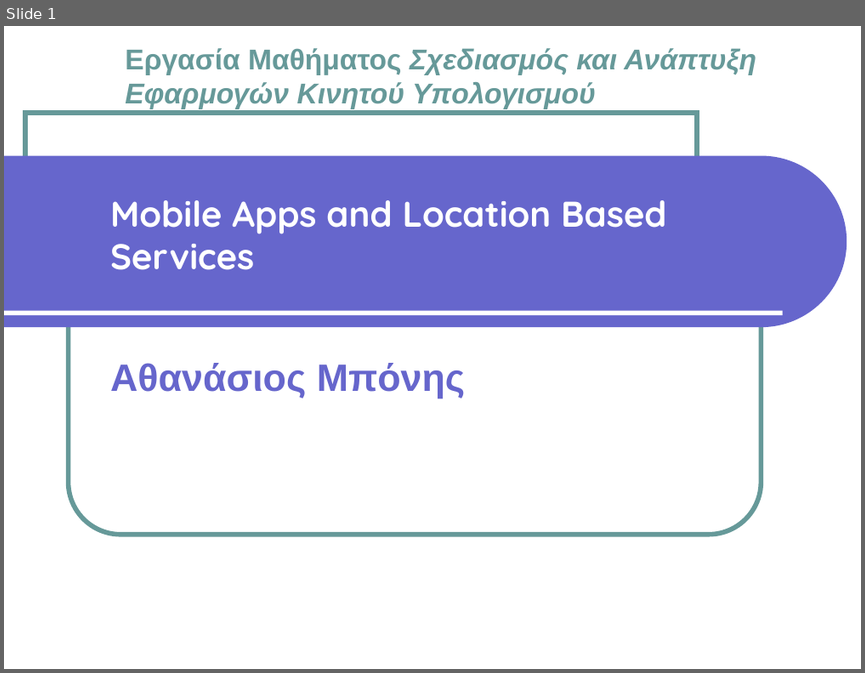
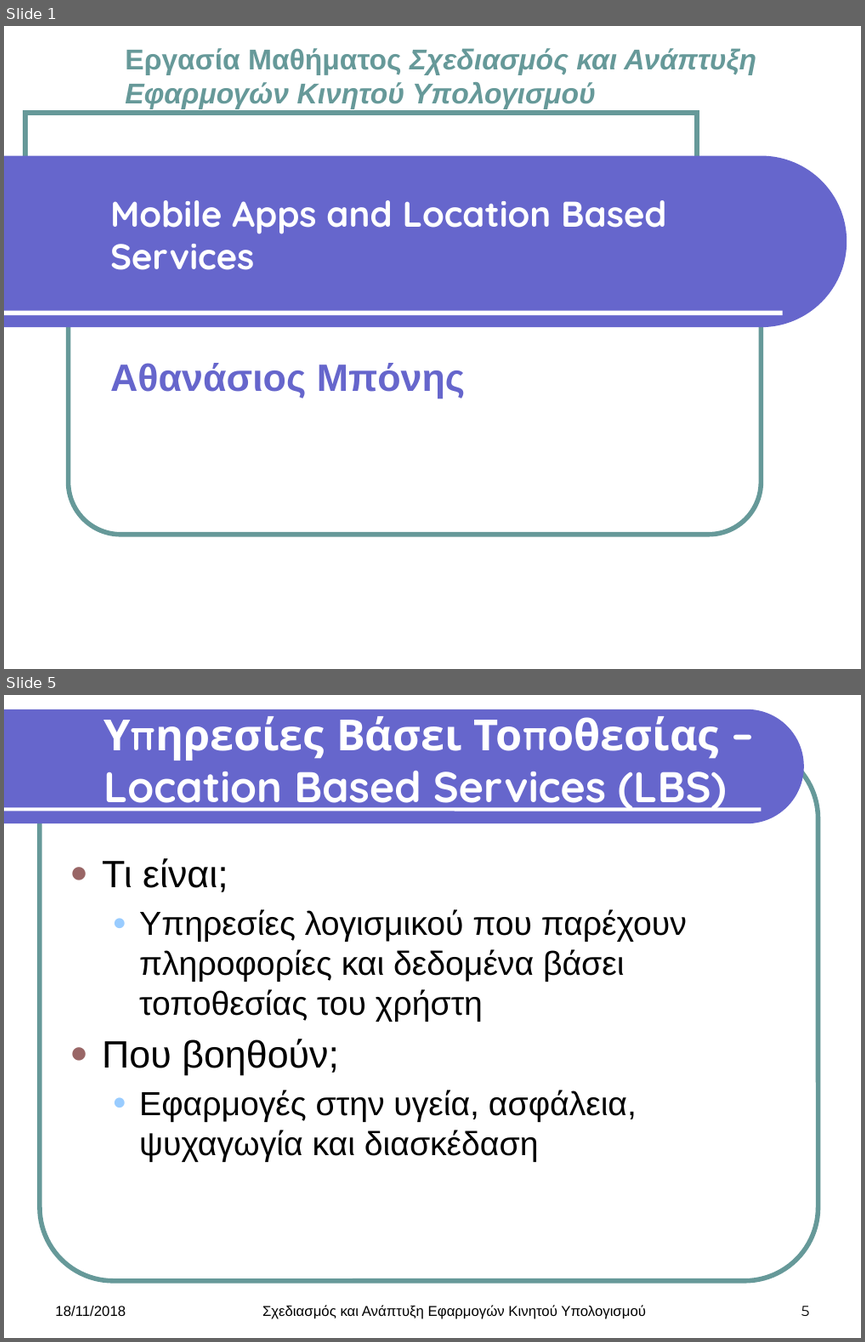
Before and after one commit to AthanCB/Design-and-development-of-mobile-computing, a slide deck: Theory Assignment/Mobile Apps and Location Based Services.pptx. Shown one above the other, each under a label of ours: slide 1 before the commit, slides 1 and 5 after it; the slides between them are not shown. The pictures are 865x673 and 865x1342 pixels, drawn with LibreOffice and Linux fonts; fonts in the diff are those of the drawing; background and template pictures are left out. Boxes give left, top, right and bottom in pixels: in the first picture for what was removed or moved away, otherwise in the second. Text is boxed around its words. In the diff, an @@ line names an element or a change of style, - is before the commit and + after.

```diff
--- a/Theory Assignment/Mobile Apps and Location Based Services.pptx
+++ b/Theory Assignment/Mobile Apps and Location Based Services.pptx
@@ slide 5 added at (x1=4, y1=695, x2=861, y2=1338), background #FFFFFF @@
@@ freeform shape added at (x1=4, y1=709, x2=803, y2=823), fill #6666CC @@
@@ title added at (x1=103, y1=716, x2=726, y2=811), 36 pt, text #FFFFFF, bold @@
+Υπηρεσίες Βάσει Τοποθεσίας – Location Based Services (LBS)
@@ rounded rectangle added at (x1=40, y1=744, x2=818, y2=1280), outline #669999 4 pt @@
@@ line added from (4, 809) to (760, 809), #FFFFFF 3 pt @@
@@ text added at (x1=102, y1=858, x2=687, y2=1162), 28 pt, text #000000 @@
+● Τι είναι;
+  ● Υπηρεσίες λογισμικού που παρέχουν πληροφορίες και δεδομένα βάσει τοποθεσίας του χρήστη
+● Που βοηθούν;
+  ● Εφαρμογές στην υγεία, ασφάλεια, ψυχαγωγία και διασκέδαση
@@ text added at (x1=55, y1=1305, x2=126, y2=1316), 12 pt, text #000000 @@
+18/11/2018
@@ text added at (x1=262, y1=1304, x2=646, y2=1319), 12 pt, text #000000 @@
+Σχεδιασμός και Ανάπτυξη Εφαρμογών Κινητού Υπολογισμού
@@ page number added at (x1=801, y1=1305, x2=810, y2=1315), 12 pt, text #000000 @@
+5
```
Also in this commit, not shown: 14 other slides added, 1 slide removed, 16 other files.
